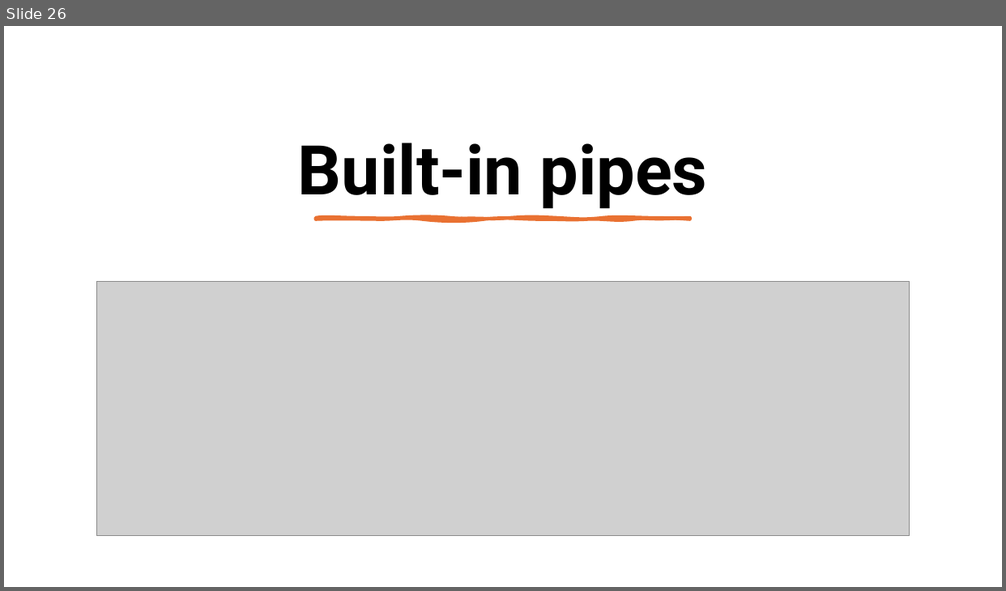
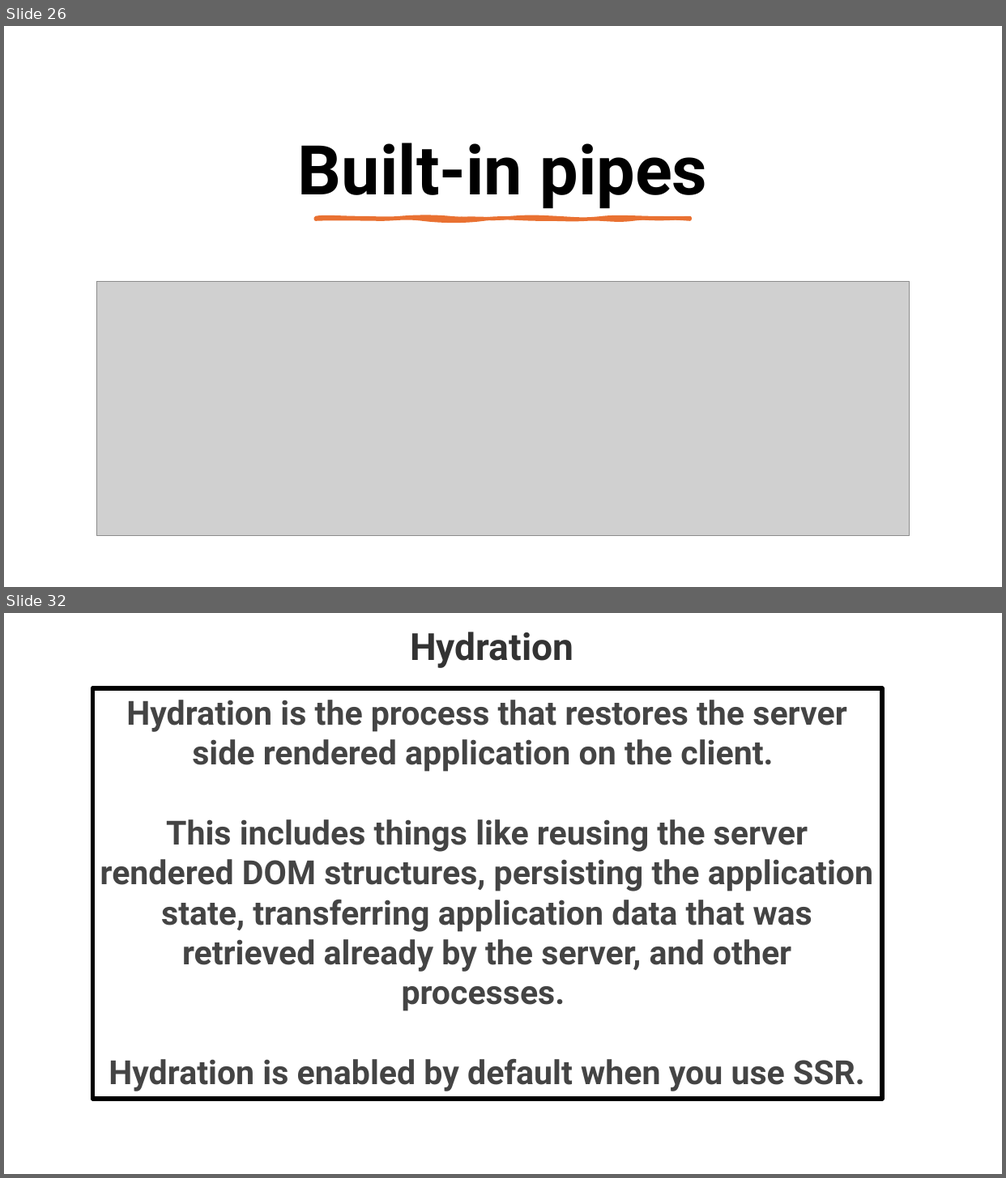
Before and after one commit to maheshsabnis/ng17guard, a slide deck: my-ng-app/Angular_Training_Images.pptx. Shown one above the other, each under a label of ours: slide 26 before the commit, slides 26 and 32 after it; the slides between them are not shown. The pictures are 1006x591 and 1006x1178 pixels, drawn with LibreOffice and Linux fonts; fonts in the diff are those of the drawing; grey boxes stand for pictures. Boxes give left, top, right and bottom in pixels: in the first picture for what was removed or moved away, otherwise in the second. Text is boxed around its words. In the diff, an @@ line names an element or a change of style, - is before the commit and + after.

```diff
--- a/my-ng-app/Angular_Training_Images.pptx
+++ b/my-ng-app/Angular_Training_Images.pptx
@@ slide 32 added at (4, 613, 1002, 1174), background #FFFFFF @@
@@ text added at (410, 632, 573, 668), 36 pt, text #333333, bold @@
+Hydration
@@ rectangle added at (93, 688, 883, 1100), outline #000000 4.5 pt, 32 pt, text #444444, bold @@
+Hydration is the process that restores the server side rendered application on the client.
+This includes things like reusing the server rendered DOM structures, persisting the application state, transferring application data that was retrieved already by the server, and other processes.
+Hydration is enabled by default when you use SSR.
```
Also in this commit, not shown: 7 other slides added, 5 other files.
